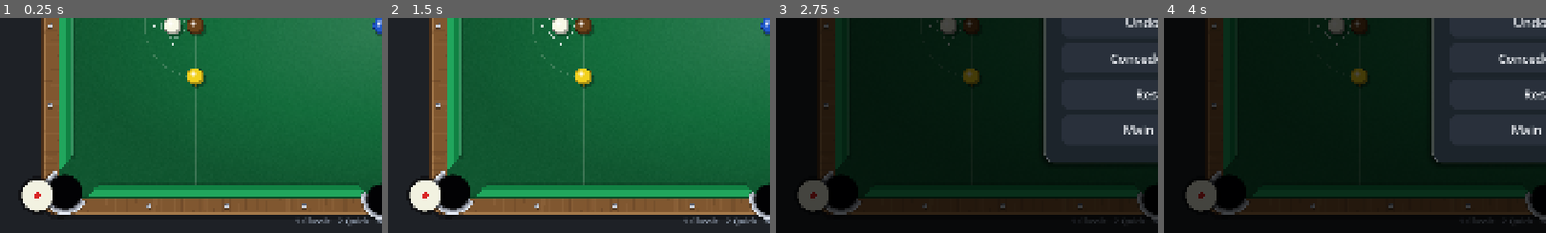
Above: before the commit, frames 1-4 (left to right).
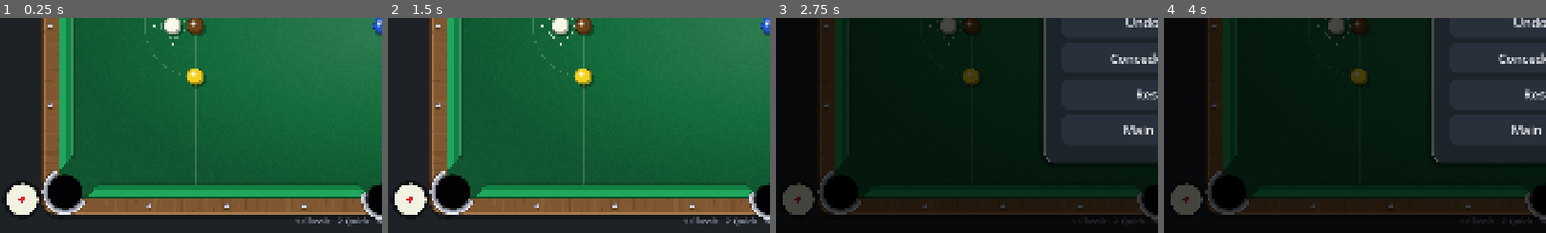
Above: after the commit, the same moments.

Repository: SaadiDK-003/pocket_duel
Game: Godot game, scene res://scenes/snooker/snooker_game.tscn
Same seed, same stepped clock (60 frames per second), same inputs: the game is played once before the commit and once after it. This scene is started directly instead of the project's main scene.
Inputs:
- Up to frame 1 (0.25 s): no input
- Up to frame 2 (1.5 s): click "II" at 0.5 s; click "Restart" at 1.25 s
- Up to frame 3 (2.75 s): click "II" at 2 s
- Up to frame 4 (4 s): click "Restart" at 2.75 s; click "II" at 3.5 s
The pictures show only the part of the screen within x 0-50%, y 50-100%; the shares and areas given below are measured in that part.

The runs differ from the first frame. In frame 1, 1.3% of the frame differs, in the area x 1-14%, y 74-93%; in frame 2, 1.3%; in frame 3, 1.1%; in frame 4, 1.1%.

Commit message:
Fix power meter fill (rounded, no poke-out) + keep spin selector off the felt
- New PowerMeter control draws the gradient fill clipped to the rounded capsule
  shape, so the fill no longer spills out of the container's rounded bottom
- HUD layout now takes the table's outer wood edges and places the power meter
  and spin selector inside the left gutter (spin no longer overlaps the table)

Co-Authored-By: Claude Opus 4.8 <noreply@anthropic.com>

Diff:
--- a/scripts/snooker/game_manager.gd
+++ b/scripts/snooker/game_manager.gd
@@ -177,7 +177,9 @@
 	# screen (bigger than the old fixed 18px on wide phones). Bounded by table
 	# WIDTH too, so the 15-red triangle always fits between the pink and black.
 	ball_radius = clampf(minf(table.play_rect.size.y * 0.030, table.play_rect.size.x * 0.0138), 15.0, 26.0)
-	hud.layout(vp)
+	# Pass the table's outer wood edges so side HUD widgets stay in the gutters.
+	var margin := Table.CUSHION_W + Table.RAIL_W
+	hud.layout(vp, table.play_rect.position.x - margin, table.play_rect.end.x + margin)
 
 
 func _compute_play_rect(vp: Vector2) -> Rect2:
--- a/scripts/snooker/hud.gd
+++ b/scripts/snooker/hud.gd
@@ -42,9 +42,7 @@
 var _hint: Label
 var _flash: Label
 var _timer: Label
-var _power_track: Panel
-var _power_clip: Control
-var _power_grad: TextureRect
+var _power_meter: PowerMeter
 var _shoot_btn: Button
 
 
@@ -100,69 +98,32 @@
 	_shoot_btn.visible = v
 
 
-## A vertical power meter (8-ball-pool style): a dark track with a yellow→red
-## gradient that fills UP from the bottom as power increases.
 func _make_power_bar() -> void:
-	_power_track = Panel.new()
-	_power_track.size = Vector2(PWRV_W, PWRV_H)
-	var st := StyleBoxFlat.new()
-	st.bg_color = Color(0.05, 0.06, 0.08, 0.88)
-	st.set_corner_radius_all(int(PWRV_W * 0.5))
-	st.set_border_width_all(2)
-	st.border_color = Color(1, 1, 1, 0.12)
-	_power_track.add_theme_stylebox_override("panel", st)
-	add_child(_power_track)
-
-	var iw := PWRV_W - PWR_INSET * 2.0
-	var ih := PWRV_H - PWR_INSET * 2.0
-	_power_clip = Control.new()
-	_power_clip.clip_contents = true
-	_power_clip.position = Vector2(PWR_INSET, PWR_INSET + ih)   # zero-height at the bottom
-	_power_clip.size = Vector2(iw, 0)
-	_power_track.add_child(_power_clip)
-
-	_power_grad = TextureRect.new()
-	_power_grad.texture = _build_power_gradient()
-	_power_grad.size = Vector2(iw, ih)
-	_power_grad.stretch_mode = TextureRect.STRETCH_SCALE
-	_power_clip.add_child(_power_grad)
-
-	_power_track.hide()
-
-
-## Vertical gradient for the meter: red (top / full power) -> orange -> yellow.
-func _build_power_gradient() -> GradientTexture2D:
-	var g := Gradient.new()
-	g.set_offset(0, 0.0); g.set_color(0, Color(0.95, 0.20, 0.12))   # top = red
-	g.set_offset(1, 1.0); g.set_color(1, Color(1.0, 0.85, 0.16))    # bottom = yellow
-	g.add_point(0.5, Color(0.98, 0.55, 0.13))                       # orange
-	var gt := GradientTexture2D.new()
-	gt.gradient = g
-	gt.width = 16
-	gt.height = 256
-	gt.fill_from = Vector2(0, 0)
-	gt.fill_to = Vector2(0, 1)
-	return gt
+	_power_meter = PowerMeter.new()
+	_power_meter.size = Vector2(PWRV_W, PWRV_H)
+	_power_meter.custom_minimum_size = _power_meter.size
+	add_child(_power_meter)
+	_power_meter.hide()
 
 
 func set_power(power: float) -> void:
-	_power_track.show()
-	var ih := PWRV_H - PWR_INSET * 2.0
-	var fh := ih * clampf(power, 0.0, 1.0)
-	# Reveal the gradient from the bottom up (top of the fill gets redder).
-	_power_clip.position.y = PWR_INSET + (ih - fh)
-	_power_clip.size.y = fh
-	_power_grad.position.y = -(ih - fh)
+	_power_meter.show()
+	_power_meter.set_value(power)
 
 
 func clear_power() -> void:
-	_power_track.hide()
-
-
-## Position everything from the actual viewport size.
-func layout(vp: Vector2) -> void:
+	_power_meter.hide()
+
+
+## Position everything from the viewport size. `gutter_left`/`gutter_right` are
+## the x of the table's outer wood edges, so side widgets stay off the felt.
+func layout(vp: Vector2, gutter_left: float = -1.0, gutter_right: float = -1.0) -> void:
 	var w := vp.x
 	var h := vp.y
+	if gutter_left < 0.0:
+		gutter_left = w * 0.14
+	if gutter_right < 0.0:
+		gutter_right = w * 0.86
 	_cards[0]["panel"].position = Vector2(40, 26)
 	_cards[1]["panel"].position = Vector2(w - 40 - CARD_W, 26)
 	_pill.position = Vector2(w * 0.5 - PILL_W * 0.5, 38)
@@ -171,9 +132,12 @@
 	_hint.position = Vector2(w * 0.5 - _hint.size.x * 0.5, h - 46)
 	_flash.position = Vector2(w * 0.5 - _flash.size.x * 0.5, 150)
 	_timer.position = Vector2(w * 0.5 - _timer.size.x * 0.5, 112)
-	_power_track.position = Vector2(26, h * 0.42 - PWRV_H * 0.5)
+	# Power meter + spin selector live in the LEFT gutter, kept off the felt.
+	var pm_x := clampf((gutter_left - PWRV_W) * 0.5, 6.0, maxf(6.0, gutter_left - PWRV_W - 6.0))
+	_power_meter.position = Vector2(pm_x, h * 0.40 - PWRV_H * 0.5)
+	var sp_x := clampf((gutter_left - spin.size.x) * 0.5, 6.0, maxf(6.0, gutter_left - spin.size.x - 6.0))
+	spin.position = Vector2(sp_x, h - 34.0 - spin.size.y)
 	_shoot_btn.position = Vector2(w - 44 - _shoot_btn.size.x, h - 44 - _shoot_btn.size.y)
-	spin.position = Vector2(44, h - 44 - spin.size.y)
 
 
 func _build_styles() -> void:
--- /dev/null
+++ b/scripts/snooker/power_meter.gd
@@ -0,0 +1,67 @@
+class_name PowerMeter
+extends Control
+
+## Vertical power meter (8-ball-pool style): a dark rounded capsule with a
+## yellow→orange→red gradient that fills UP from the bottom. Drawn directly so
+## the fill is clipped to the rounded shape (no square corners poking out).
+
+const INSET: float = 5.0
+var power: float = 0.0
+var _grad: Gradient
+
+
+func _ready() -> void:
+	_grad = Gradient.new()
+	_grad.set_offset(0, 0.0); _grad.set_color(0, Color(0.95, 0.20, 0.12))   # top = red
+	_grad.set_offset(1, 1.0); _grad.set_color(1, Color(1.0, 0.85, 0.16))    # bottom = yellow
+	_grad.add_point(0.5, Color(0.98, 0.55, 0.13))                           # orange
+
+
+func set_value(p: float) -> void:
+	power = clampf(p, 0.0, 1.0)
+	queue_redraw()
+
+
+func _draw() -> void:
+	var w := size.x
+	var h := size.y
+	# Dark capsule track.
+	_capsule(Vector2.ZERO, size, Color(0.05, 0.06, 0.08, 0.90))
+
+	# Gradient fill, clipped to the capsule, revealed from the bottom up.
+	var iw := w - INSET * 2.0
+	var ih := h - INSET * 2.0
+	var frad := iw * 0.5
+	var cx := w * 0.5
+	var track_bottom := INSET + ih
+	var fill_top := INSET + ih * (1.0 - power)
+	var yy := int(ceil(fill_top))
+	while yy <= int(track_bottom):
+		var half := frad
+		var db := track_bottom - float(yy)          # round the bottom cap
+		if db < frad:
+			half = sqrt(maxf(frad * frad - (frad - db) * (frad - db), 0.0))
+		var dt := float(yy) - INSET                 # round the top cap when full
+		if dt < frad:
+			half = minf(half, sqrt(maxf(frad * frad - (frad - dt) * (frad - dt), 0.0)))
+		var frac := (float(yy) - INSET) / ih
+		draw_line(Vector2(cx - half, yy + 0.5), Vector2(cx + half, yy + 0.5), _grad.sample(clampf(frac, 0.0, 1.0)), 1.6)
+		yy += 1
+
+	# Thin light border.
+	_capsule_outline(Vector2.ZERO, size, Color(1, 1, 1, 0.14))
+
+
+func _capsule(pos: Vector2, sz: Vector2, col: Color) -> void:
+	var rad := sz.x * 0.5
+	draw_rect(Rect2(pos + Vector2(0, rad), Vector2(sz.x, sz.y - 2.0 * rad)), col)
+	draw_circle(pos + Vector2(rad, rad), rad, col)
+	draw_circle(pos + Vector2(rad, sz.y - rad), rad, col)
+
+
+func _capsule_outline(pos: Vector2, sz: Vector2, col: Color) -> void:
+	var rad := sz.x * 0.5
+	draw_line(pos + Vector2(0, rad), pos + Vector2(0, sz.y - rad), col, 2.0)
+	draw_line(pos + Vector2(sz.x, rad), pos + Vector2(sz.x, sz.y - rad), col, 2.0)
+	draw_arc(pos + Vector2(rad, rad), rad, PI, TAU, 16, col, 2.0, true)
+	draw_arc(pos + Vector2(rad, sz.y - rad), rad, 0.0, PI, 16, col, 2.0, true)
Not shown, added: scripts/snooker/power_meter.gd.uid
